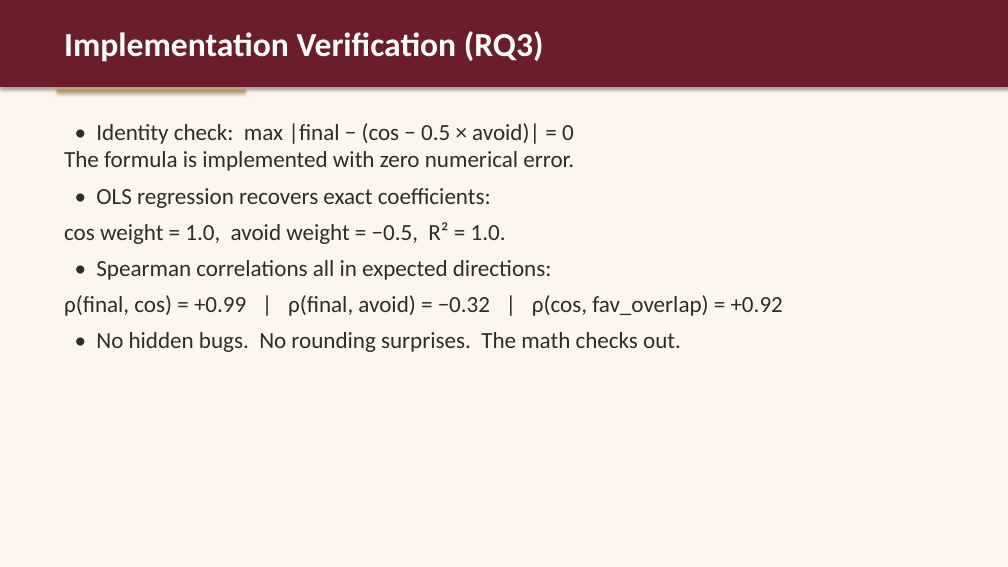
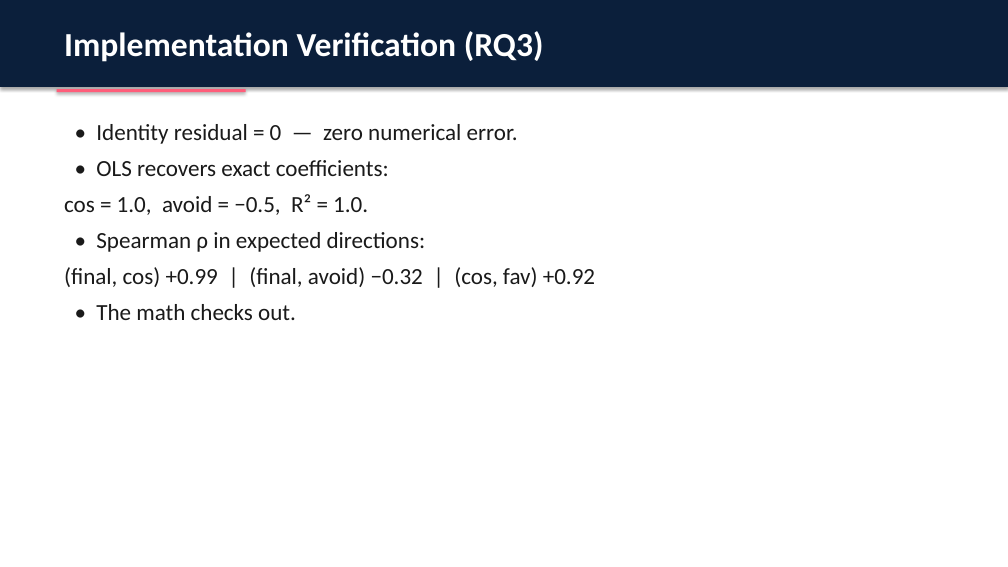
Before and after one commit to mad1rose/tessituragram_vocal_repertoire_recommendations, a slide deck: slide 13 of CADSCOM_PRESENTATION/CADSCOM_2026_Presentation.pptx. Drawn at 1008x567 pixels with LibreOffice and Linux fonts; fonts in the diff are those of the drawing. Boxes give left, top, right and bottom in pixels: in the first picture for what was removed or moved away, otherwise in the second. Text is boxed around its words. In the diff, an @@ line names an element or a change of style, - is before the commit and + after.

```diff
--- a/CADSCOM_PRESENTATION/CADSCOM_2026_Presentation.pptx
+++ b/CADSCOM_PRESENTATION/CADSCOM_2026_Presentation.pptx
@@ background #FDF6EC to #FFFFFF @@
@@ rectangle at (0, 0, 1008, 87): fill #6B1D2A to #0B1F3B @@
@@ rectangle at (57, 89, 246, 92): fill #C59B3F to #FF5D7A @@
@@ text at (64, 124, 595, 320): text changed; text colour #2D2D2D to #1A1A1A @@
-• Identity check: max |final − (cos − 0.5 × avoid)| = 0
-The formula is implemented with zero numerical error.
-• OLS regression recovers exact coefficients:
-cos weight = 1.0, avoid weight = −0.5, R² = 1.0.
-• Spearman correlations all in expected directions:
-ρ(final, cos) = +0.99 | ρ(final, avoid) = −0.32 | ρ(cos, fav_overlap) = +0.92
-• No hidden bugs. No rounding surprises. The math checks out.
+• Identity residual = 0 — zero numerical error.
+• OLS recovers exact coefficients:
+cos = 1.0, avoid = −0.5, R² = 1.0.
+• Spearman ρ in expected directions:
+(final, cos) +0.99 | (final, avoid) −0.32 | (cos, fav) +0.92
+• The math checks out.
```
Also in this commit, not shown: 12 other slides changed, 3 slides added, 3 slides removed, 4 other files.
